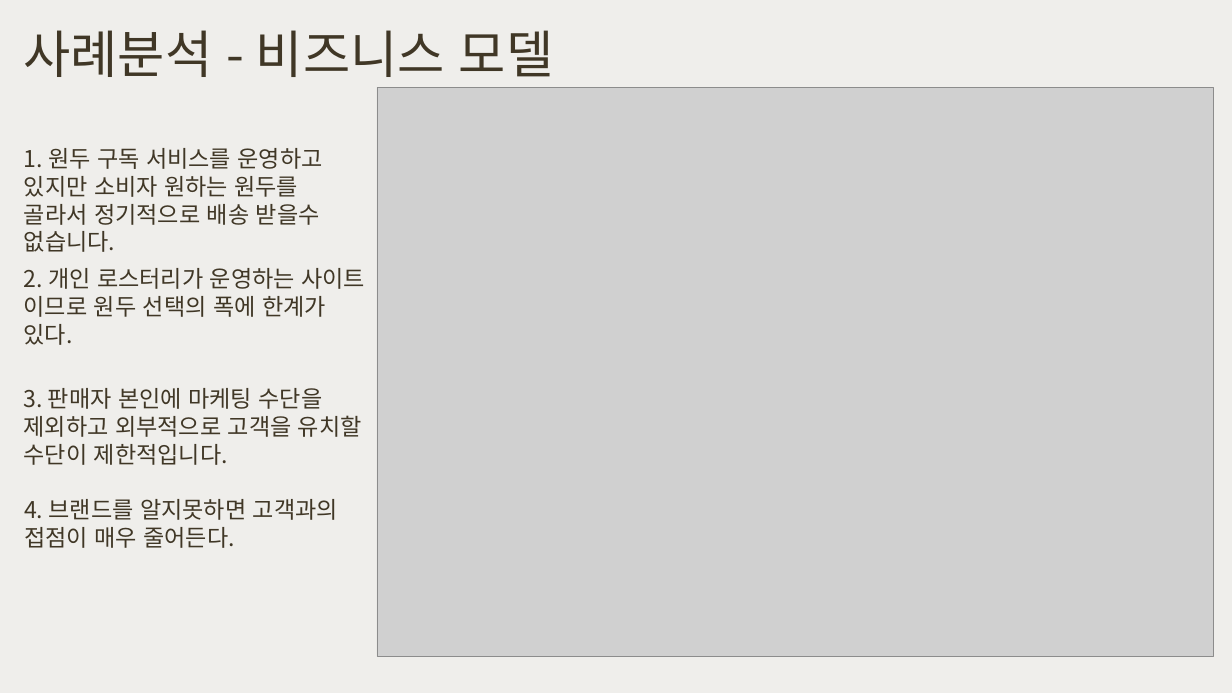
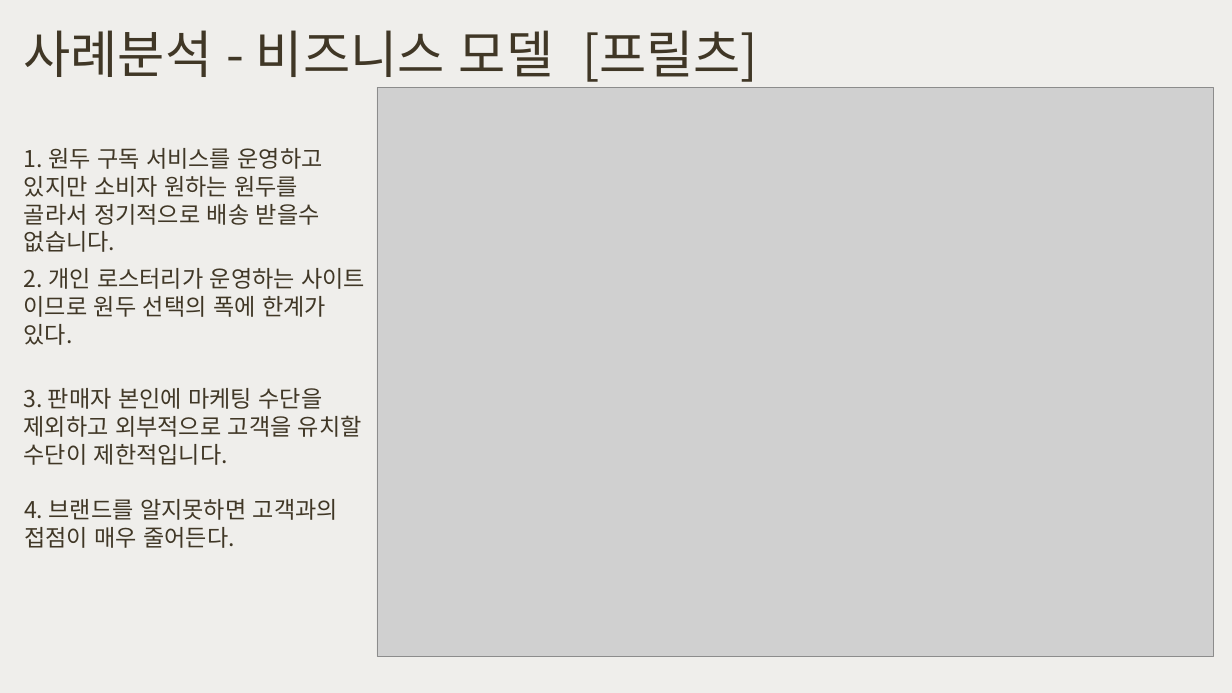
Before and after one commit to happyjane210/GIT2021-working, a slide deck: slide 8 of 9-project/1. 프로젝트 기획/주간 커-피 (초안).pptx. Drawn at 1232x693 pixels with LibreOffice and Linux fonts; fonts in the diff are those of the drawing; grey boxes stand for pictures. Boxes give left, top, right and bottom in pixels: in the first picture for what was removed or moved away, otherwise in the second. Text is boxed around its words. In the diff, an @@ line names an element or a change of style, - is before the commit and + after.

```diff
--- a/9-project/1. 프로젝트 기획/주간 커-피 (초안).pptx
+++ b/9-project/1. 프로젝트 기획/주간 커-피 (초안).pptx
@@ title at [24,30,758,82]: text changed @@
-사례분석 - 비즈니스 모델
+사례분석 - 비즈니스 모델 [프릴츠]
```
Also in this commit, not shown: 2 other slides changed, 3 other files.
